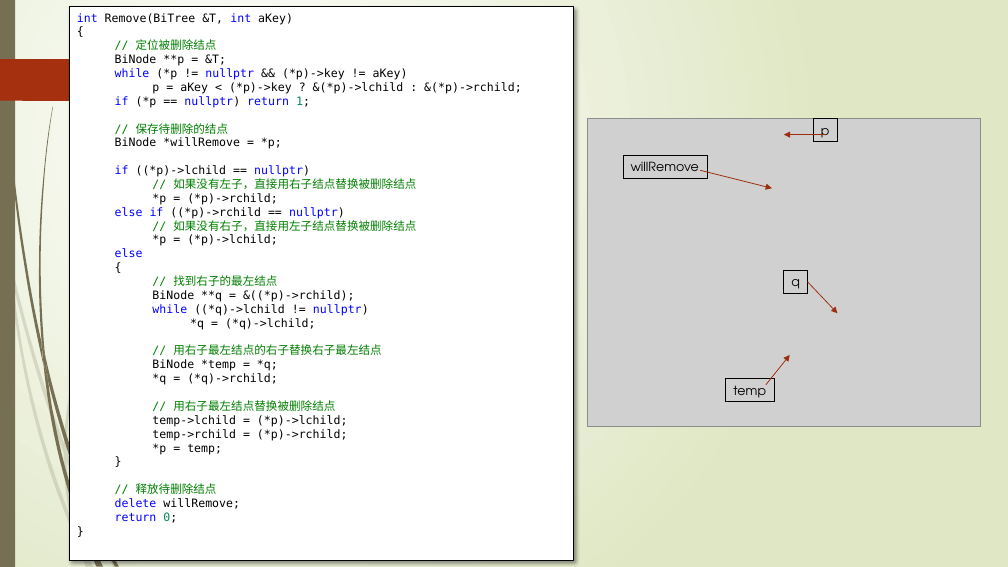
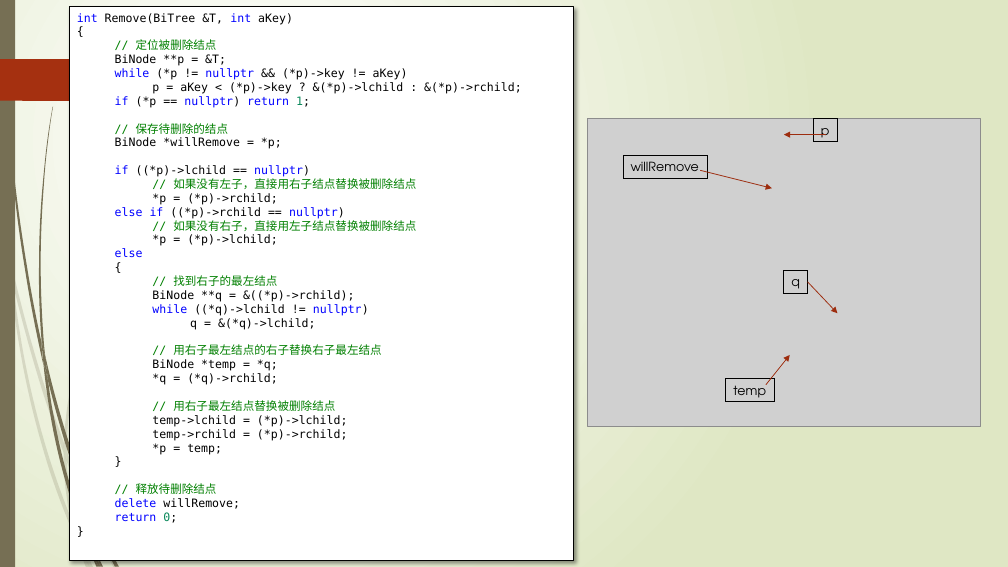
Before and after one commit to TeacherPeng/Datastruct, a slide deck: slide 25 of 教案/第08章 集合与查找.pptx. Drawn at 1008x567 pixels with LibreOffice and Linux fonts; fonts in the diff are those of the drawing; grey boxes stand for pictures. Boxes give left, top, right and bottom in pixels: in the first picture for what was removed or moved away, otherwise in the second. Text is boxed around its words. In the diff, an @@ line names an element or a change of style, - is before the commit and + after.

```diff
--- a/教案/第08章 集合与查找.pptx
+++ b/教案/第08章 集合与查找.pptx
@@ text in rectangle at <box>190,318,316,329</box>: text changed @@
-    *q = (*q)->lchild;
+    q = &(*q)->lchild;
```
Also in this commit, not shown: 1 other file.
